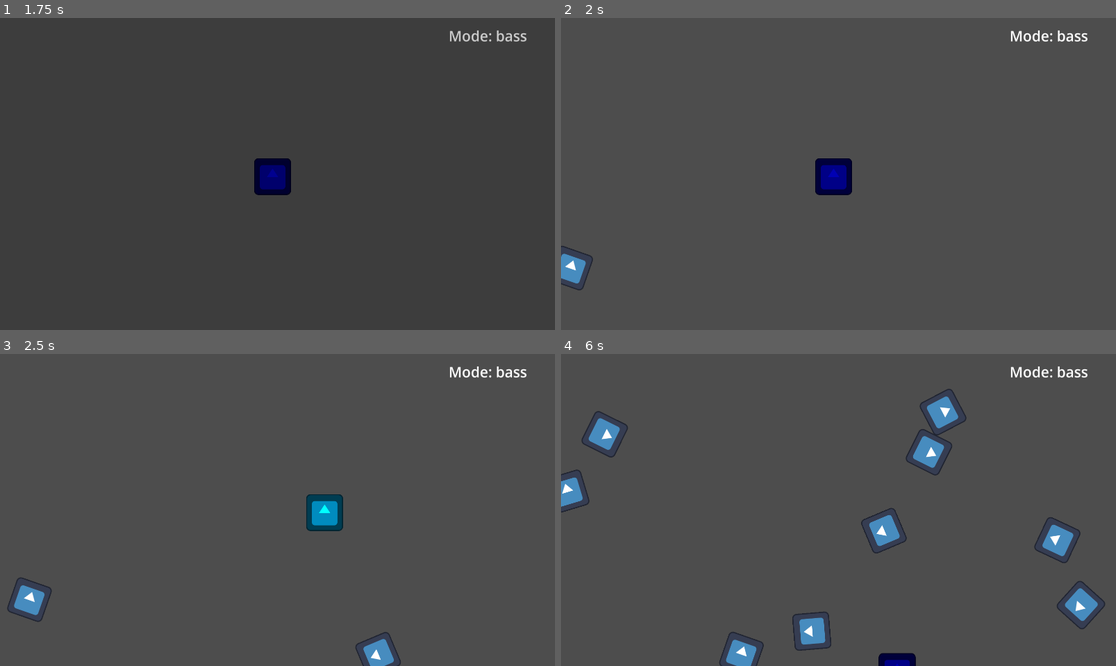
Above: before the commit, frames 1-4 (two rows, left to right).
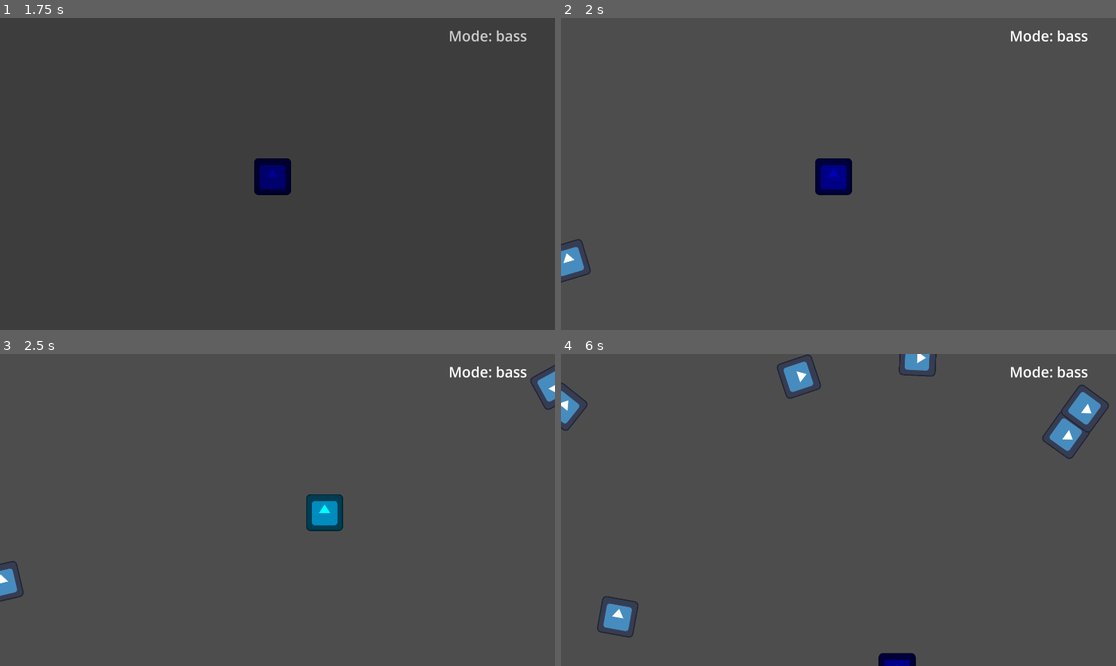
Above: after the commit, the same moments.

Repository: IAmToolbox/Composers-n-Devs-Jam
Game: Godot game, scene res://menu/title/title_screen.tscn
Two runs of this game, one before a commit and one after it. Both use one fixed random seed, a clock stepped at 60 frames per second and the inputs below. The engine's default icon, where the game draws it, is replaced by a stand-in: a white triangle on a blue panel in a dark square.
Inputs (mouse positions are in pixels of both pictures, inside the frame that each line leads up to):
- Up to frame 1 (1.75 s): click "start" at 0.5 s; click "start" at 1.25 s
- Up to frame 2 (2 s): no input
- Up to frame 3 (2.5 s): move the mouse to (399, 494) at 2.02 s; hold D (right) from 2.03 s (still down); click (399, 494) at 2.1 s
- Up to frame 4 (6 s): move the mouse to (727, 525) at 2.77 s; release D (right) at 2.78 s; hold S (down) 2.78-3.53 s; right-click (727, 525) at 2.85 s; move the mouse to (894, 441) at 3.52 s; hold D (right) 3.53-4.28 s; tap Q (switch_mode) at 3.6, 5.85 s; move the mouse to (810, 572) at 4.27 s; hold W (up) 4.28-5.03 s; click (810, 572) at 4.35 s; move the mouse to (1005, 556) at 5.02 s; hold A (left) from 5.03 s (still down); right-click (1005, 556) at 5.1 s; move the mouse to (672, 463) at 5.77 s

Frame 1 is identical in both runs. In frame 2, 0.4% of the frame differs, in the area x 0-6%, y 70-88%; in frame 3, 1.4%; in frame 4, 6.5%, in the area x 0-99%, y 0-100%.

Commit message:
enemies follow around player + player can defend off and kill enemies
- both enemy types have changed from RigidBody2D to CharacterBody2D
- player and enemies have hitbox detection via Area2D nodes
- enemies no longer spawn with a set velocity, as they now just move toward the player

Diff:
--- a/components/bass_enemy.gd
+++ b/components/bass_enemy.gd
@@ -1,4 +1,18 @@
-extends Enemy
+class_name BassEnemy extends Enemy
+
+func _ready() -> void:
+	speed = randf_range(1,3)
 
 func _on_visible_on_screen_notifier_2d_screen_exited() -> void:
 	queue_free()
+
+func _move_towards_player() -> void:
+	if get_node_or_null("/root/mainLevel/player") != null:
+		look_at(get_node("/root/mainLevel/player").position)
+		position.x = move_toward(position.x, get_node("/root/mainLevel/player").position.x, acceleration)
+		position.y = move_toward(position.y, get_node("/root/mainLevel/player").position.y, acceleration)
+
+func _process(delta) -> void:
+
+	_move_towards_player()
+	move_and_slide()
--- a/components/bass_enemy.tscn
+++ b/components/bass_enemy.tscn
@@ -1,21 +1,29 @@
-[gd_scene load_steps=4 format=3 uid="uid://b8en561csqn3k"]
+[gd_scene load_steps=5 format=3 uid="uid://b8en561csqn3k"]
 
 [ext_resource type="Script" uid="uid://cujwhwdoyi05m" path="res://components/bass_enemy.gd" id="1_43slc"]
 [ext_resource type="Texture2D" uid="uid://bcgfvs3fwj2t1" path="res://icon.svg" id="2_pmvr2"]
 
-[sub_resource type="RectangleShape2D" id="RectangleShape2D_2a5rb"]
+[sub_resource type="RectangleShape2D" id="RectangleShape2D_43slc"]
 size = Vector2(128, 128)
 
-[node name="BassEnemy" type="RigidBody2D"]
-gravity_scale = 0.0
+[sub_resource type="RectangleShape2D" id="RectangleShape2D_2a5rb"]
+size = Vector2(96, 96)
+
+[node name="BassEnemy" type="CharacterBody2D"]
+collision_layer = 4
 script = ExtResource("1_43slc")
 
 [node name="Sprite2D" type="Sprite2D" parent="."]
 texture = ExtResource("2_pmvr2")
 
+[node name="Hitbox" type="Area2D" parent="."]
+
+[node name="CollisionShape2D" type="CollisionShape2D" parent="Hitbox"]
+shape = SubResource("RectangleShape2D_43slc")
+debug_color = Color(0.96099085, 0, 0.51563966, 0.41960785)
+
 [node name="CollisionShape2D" type="CollisionShape2D" parent="."]
 shape = SubResource("RectangleShape2D_2a5rb")
-disabled = true
 
 [node name="VisibleOnScreenNotifier2D" type="VisibleOnScreenNotifier2D" parent="."]
 
--- a/components/enemy.gd
+++ b/components/enemy.gd
@@ -1,5 +1,8 @@
-@abstract class_name Enemy extends Node
+@abstract class_name Enemy extends CharacterBody2D
 ## Abstract class for enemies to inherit from
+
+@export var speed : float = 1
+@export var acceleration : float = 0.8
 
 ## This function is called when the enemy needs to move towards the player
 func _move_towards_player() -> void:
--- a/components/player.gd
+++ b/components/player.gd
@@ -70,3 +70,17 @@
 func _on_dash_timer_timeout() -> void: # Callback for dash timer
 	speed = 400
 	is_dashing = false
+
+
+func _on_hitbox_area_entered(area: Area2D) -> void:
+	var entity_class = area.get_parent().get_script().get_global_name()
+
+	if entity_class == "TrebleEnemy" || entity_class == "BassEnemy":
+		if is_shielded:
+			if is_dashing:
+				area.get_parent().queue_free() #change later to trigger proper death anim and/or when enemies have actual health
+				print('killed ' + entity_class)
+			else:
+				print('blocked contact with ' + entity_class)
+		else:
+			print('got hurt by ' + entity_class)
--- a/components/player.tscn
+++ b/components/player.tscn
@@ -1,18 +1,26 @@
-[gd_scene load_steps=4 format=3 uid="uid://d2rbfsfprmshc"]
+[gd_scene load_steps=5 format=3 uid="uid://d2rbfsfprmshc"]
 
 [ext_resource type="Script" uid="uid://bqyltdj3lrthg" path="res://components/player.gd" id="1_51jd6"]
 [ext_resource type="Texture2D" uid="uid://bcgfvs3fwj2t1" path="res://icon.svg" id="2_uapwn"]
 
+[sub_resource type="RectangleShape2D" id="RectangleShape2D_51jd6"]
+size = Vector2(128, 128)
+
 [sub_resource type="RectangleShape2D" id="RectangleShape2D_5odhx"]
-size = Vector2(129, 128)
+size = Vector2(96, 96)
 
 [node name="player" type="CharacterBody2D"]
-collision_layer = 0
-collision_mask = 0
+collision_mask = 6
 script = ExtResource("1_51jd6")
 
 [node name="Sprite2D" type="Sprite2D" parent="."]
 texture = ExtResource("2_uapwn")
+
+[node name="Hitbox" type="Area2D" parent="."]
+
+[node name="CollisionShape2D" type="CollisionShape2D" parent="Hitbox"]
+shape = SubResource("RectangleShape2D_51jd6")
+debug_color = Color(0.96099085, 0, 0.51563966, 0.41960785)
 
 [node name="CollisionShape2D" type="CollisionShape2D" parent="."]
 position = Vector2(-0.5, 0)
@@ -26,5 +34,6 @@
 wait_time = 0.5
 one_shot = true
 
+[connection signal="area_entered" from="Hitbox" to="." method="_on_hitbox_area_entered"]
 [connection signal="timeout" from="ShieldTimer" to="." method="_on_shield_timer_timeout"]
 [connection signal="timeout" from="DashTimer" to="." method="_on_dash_timer_timeout"]
--- a/components/treble_enemy.gd
+++ b/components/treble_enemy.gd
@@ -1,9 +1,18 @@
-extends Enemy
+class_name TrebleEnemy extends Enemy
+
+func _ready() -> void:
+	speed = randf_range(1,3)
 
 func _on_visible_on_screen_notifier_2d_screen_exited() -> void:
 	queue_free()
 
-var total_DT = 0
+func _move_towards_player() -> void:
+	if get_node_or_null("/root/mainLevel/player") != null:
+		look_at(get_node("/root/mainLevel/player").position)
+		position.x = move_toward(position.x, get_node("/root/mainLevel/player").position.x, acceleration)
+		position.y = move_toward(position.y, get_node("/root/mainLevel/player").position.y, acceleration)
+
+var total_DT = 0 #for tracking total delta time
 func _process(delta) -> void:
 	total_DT += delta
 
@@ -11,3 +20,8 @@
 	$Sprite2D.position.y = (sin(7*total_DT)) * 20
 	$CollisionShape2D.position.x = (cos(5*total_DT)) * 20
 	$CollisionShape2D.position.y = (sin(7*total_DT)) * 20
+	$Hitbox.position.x = (cos(5*total_DT)) * 20
+	$Hitbox.position.y = (sin(7*total_DT)) * 20
+
+	_move_towards_player()
+	move_and_slide()
--- a/components/treble_enemy.tscn
+++ b/components/treble_enemy.tscn
@@ -1,21 +1,29 @@
-[gd_scene load_steps=4 format=3 uid="uid://bh2f7byf20ll4"]
+[gd_scene load_steps=5 format=3 uid="uid://bh2f7byf20ll4"]
 
 [ext_resource type="Script" uid="uid://dhtnp035gbn5u" path="res://components/treble_enemy.gd" id="1_oyd0b"]
 [ext_resource type="Texture2D" uid="uid://bcgfvs3fwj2t1" path="res://icon.svg" id="2_l15m4"]
 
-[sub_resource type="RectangleShape2D" id="RectangleShape2D_mwyr7"]
+[sub_resource type="RectangleShape2D" id="RectangleShape2D_l15m4"]
 size = Vector2(128, 128)
 
-[node name="TrebleEnemy" type="RigidBody2D"]
-gravity_scale = 0.0
+[sub_resource type="RectangleShape2D" id="RectangleShape2D_mwyr7"]
+size = Vector2(96, 96)
+
+[node name="TrebleEnemy" type="CharacterBody2D"]
+collision_layer = 2
 script = ExtResource("1_oyd0b")
 
 [node name="Sprite2D" type="Sprite2D" parent="."]
 texture = ExtResource("2_l15m4")
 
+[node name="Hitbox" type="Area2D" parent="."]
+
+[node name="CollisionShape2D" type="CollisionShape2D" parent="Hitbox"]
+shape = SubResource("RectangleShape2D_l15m4")
+debug_color = Color(0.96099085, 0, 0.51563966, 0.41960785)
+
 [node name="CollisionShape2D" type="CollisionShape2D" parent="."]
 shape = SubResource("RectangleShape2D_mwyr7")
-disabled = true
 
 [node name="VisibleOnScreenNotifier2D" type="VisibleOnScreenNotifier2D" parent="."]
 
--- a/level/main_level.gd
+++ b/level/main_level.gd
@@ -19,7 +19,7 @@
 	direction += randf_range(-PI / 4, PI / 4)
 	enemy.rotation = direction
 
-	var velocity := Vector2(randf_range(150.0, 200.0), 0)
-	enemy.linear_velocity = velocity.rotated(direction)
+	#var velocity := Vector2(randf_range(150.0, 200.0), 0)
+	#enemy.set_velocity(velocity.rotated(direction))
 
 	add_child(enemy)
--- a/menu/screen_trans.gd
+++ b/menu/screen_trans.gd
@@ -1,7 +1,7 @@
 extends CanvasLayer
 
 func load_in(path : String): ##must be a string that contains a resource path
-	var scene = load(path).instantiate()
+	#var _scene = load(path).instantiate()
 
 	$AnimationPlayer.play("load_in")
 	await $AnimationPlayer.animation_finished
--- a/project.godot
+++ b/project.godot
@@ -67,3 +67,9 @@
 , Object(InputEventMouseButton,"resource_local_to_scene":false,"resource_name":"","device":-1,"window_id":0,"alt_presse …(250 unchanged characters)…
 ]
 }
+
+[layer_names]
+
+2d_physics/layer_1="player"
+2d_physics/layer_2="bass enemies"
+2d_physics/layer_3="treble enemies"
